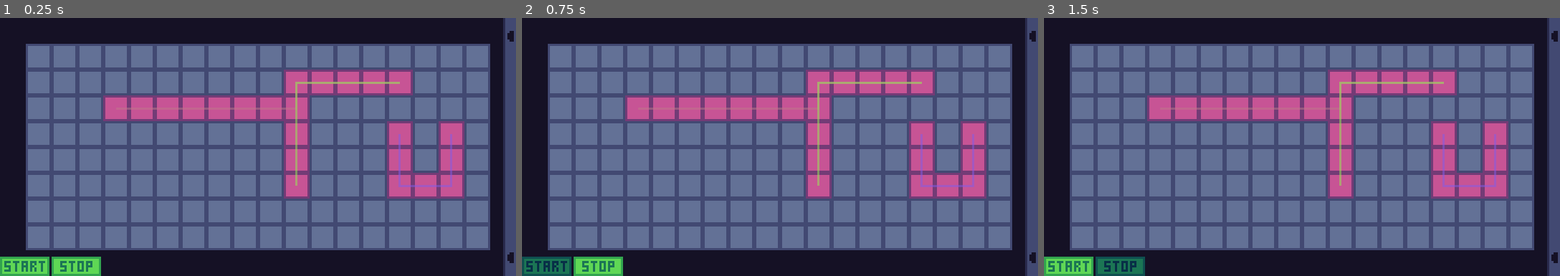
Above: before the commit, frames 1-3 (left to right).
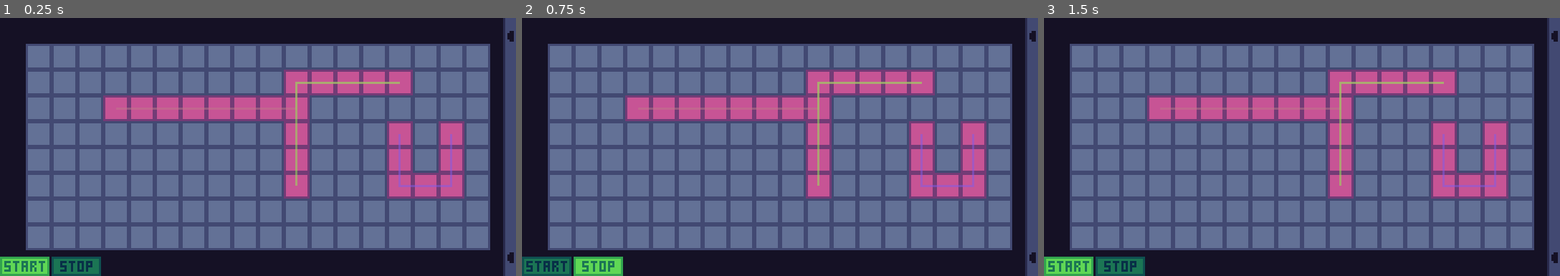
Above: after the commit, the same moments.

Repository: mariothedog/brackeys-game-jam
Game: Godot game, scene res://main/main.tscn
The game is run twice, just before and just after one commit, with the same random seed, the same clock (stepped at 60 frames per second) and the same inputs.
Inputs (mouse positions are in pixels of both pictures, inside the frame that each line leads up to):
- Up to frame 1 (0.25 s): no input
- Up to frame 2 (0.75 s): click (547, 265) at 0.5 s
- Up to frame 3 (1.5 s): click (1121, 265) at 1.25 s

The runs differ from the first frame. In frame 1, 0.7% of the frame differs, in the area x 10-20%, y 92-100%; in frame 2, nothing differs; in frame 3, nothing differs.

Commit message:
Make stop button disabled by default

Diff:
--- a/src/ui/hud/hud.tscn
+++ b/src/ui/hud/hud.tscn
@@ -56,6 +56,7 @@
 margin_left = 24.0
 margin_right = 47.0
 margin_bottom = 9.0
+disabled = true
 texture_normal = ExtResource( 5 )
 texture_pressed = ExtResource( 6 )
 texture_hover = ExtResource( 3 )
